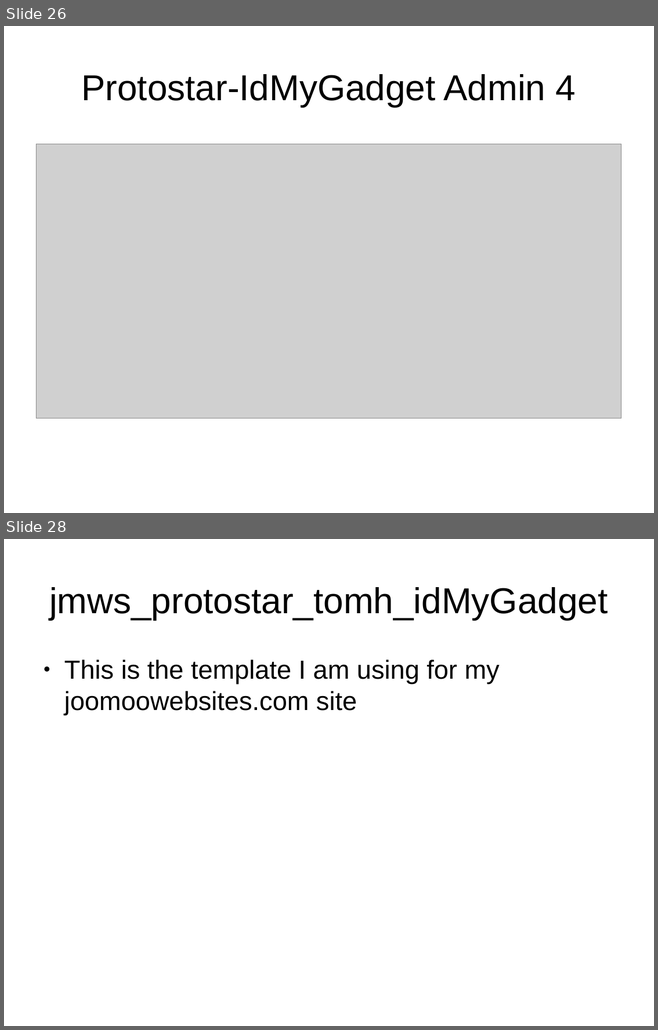
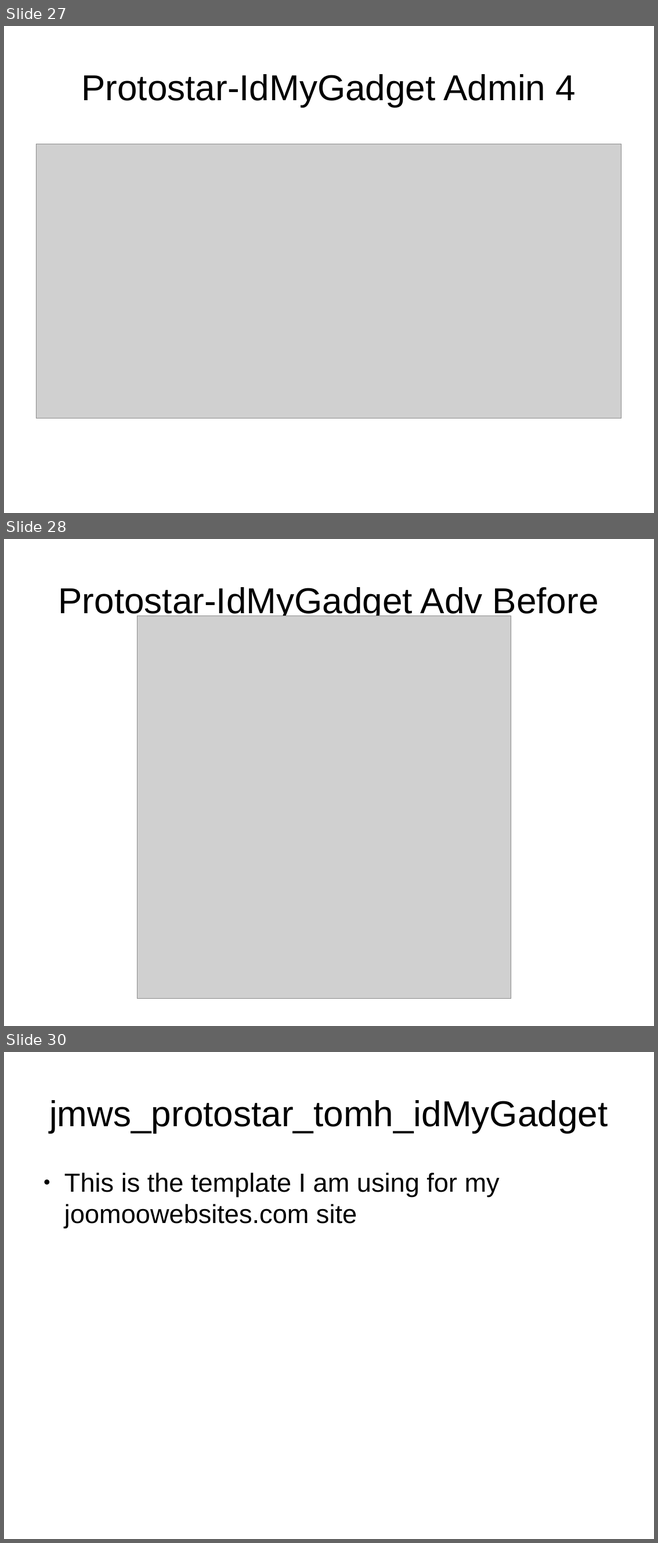
Before and after one commit to tomwhartung/jmws_accoutrements, a slide deck: presentations/2015_09-Joomla/Device_Detection-In_Protostar_and_Beez3.odp. Shown one above the other, each under a label of ours: slides 26 and 28 before the commit, slides 27, 28 and 30 after it; the slides between them are not shown. The pictures are 658x1030 and 658x1543 pixels, drawn with LibreOffice and Linux fonts; fonts in the diff are those of the drawing; grey boxes stand for pictures. Boxes give left, top, right and bottom in pixels: in the first picture for what was removed or moved away, otherwise in the second. Text is boxed around its words. In the diff, an @@ line names an element or a change of style, - is before the commit and + after.

Commit message:
Added before and after shots of the Advanced tab for protostar templates.

```diff
--- a/presentations/2015_09-Joomla/Device_Detection-In_Protostar_and_Beez3.odp
+++ b/presentations/2015_09-Joomla/Device_Detection-In_Protostar_and_Beez3.odp
@@ slide 28 added at (4,539,654,1026), background #FFFFFF @@
@@ title added at (59,587,598,620), 44 pt, text #000000 @@
+Protostar-IdMyGadget Adv Before
@@ picture added at (137,616,511,999) @@
@@ what was slide 26 is now slide 27 @@
@@ what was slide 28 is now slide 30 @@
```
Also in this commit, not shown: 2 slides changed, 3 other slides added, 1 slide removed, 3 other files.
